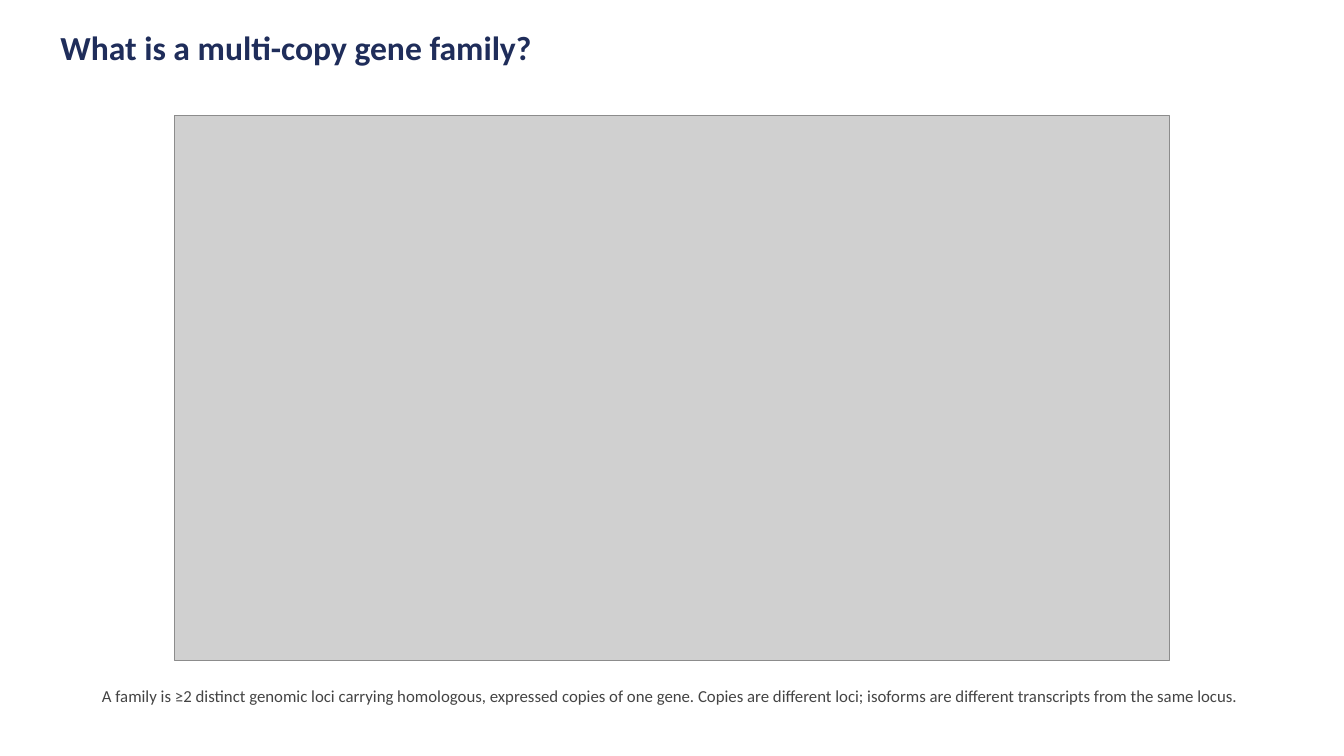
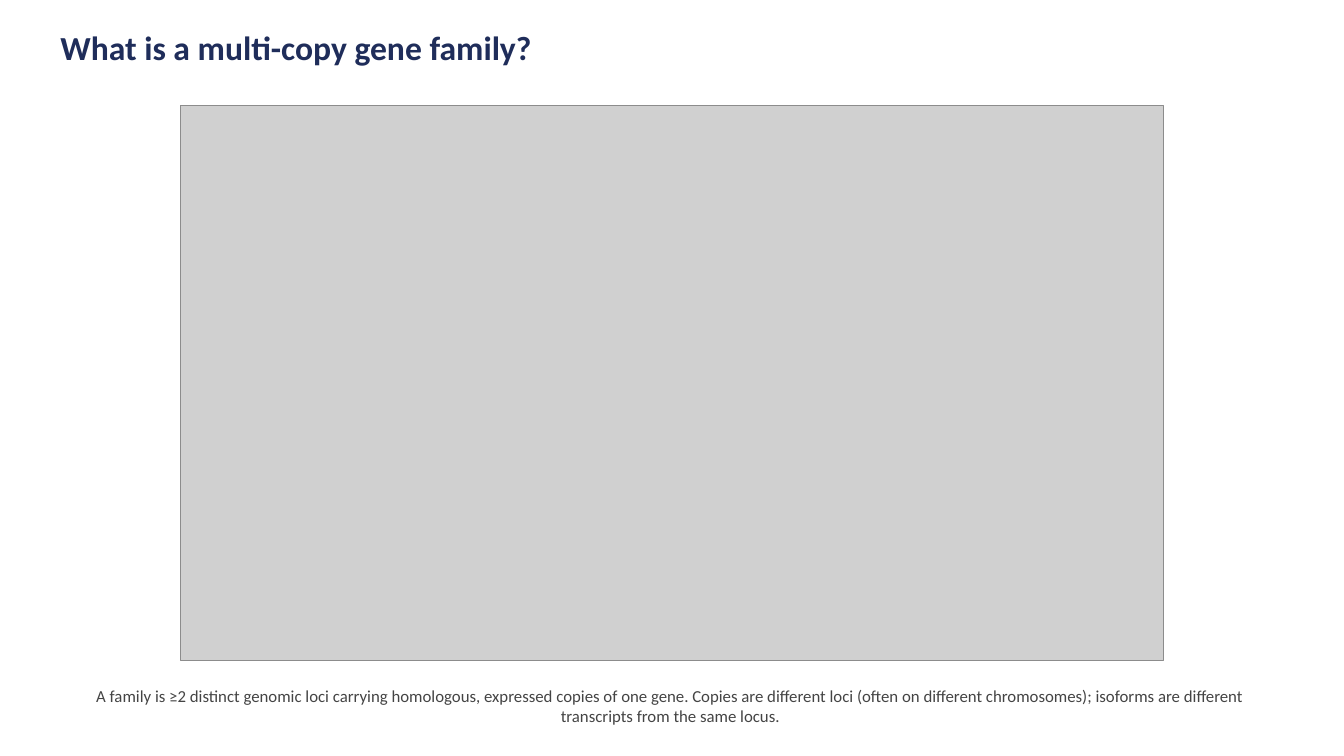
Before and after one commit to juanfraitu1/Rustle, a slide deck: slide 1 of bench/family_definition_slides.pptx. Drawn at 1344x756 pixels with LibreOffice and Linux fonts; fonts in the diff are those of the drawing; grey boxes stand for pictures. Boxes give left, top, right and bottom in pixels: in the first picture for what was removed or moved away, otherwise in the second. Text is boxed around its words. In the diff, an @@ line names an element or a change of style, - is before the commit and + after.

Commit message:
slides: use Family 69 (RABL2) instead of overlapping Family 45; fix text overlaps

```diff
--- a/bench/family_definition_slides.pptx
+++ b/bench/family_definition_slides.pptx
@@ picture: place and size @@
-picture at <box>174,116,1171,660</box>
+picture at <box>180,106,1165,660</box>
@@ text at <box>96,690,1243,725</box>: text changed @@
-A family is ≥2 distinct genomic loci carrying homologous, expressed copies of one gene. Copies are different loci; isoforms are different transcripts from the same locus.
+A family is ≥2 distinct genomic loci carrying homologous, expressed copies of one gene. Copies are different loci (often on different chromosomes); isoforms are different transcripts from the same locus.
```
Also in this commit, not shown: 2 other slides changed, 4 other files.
